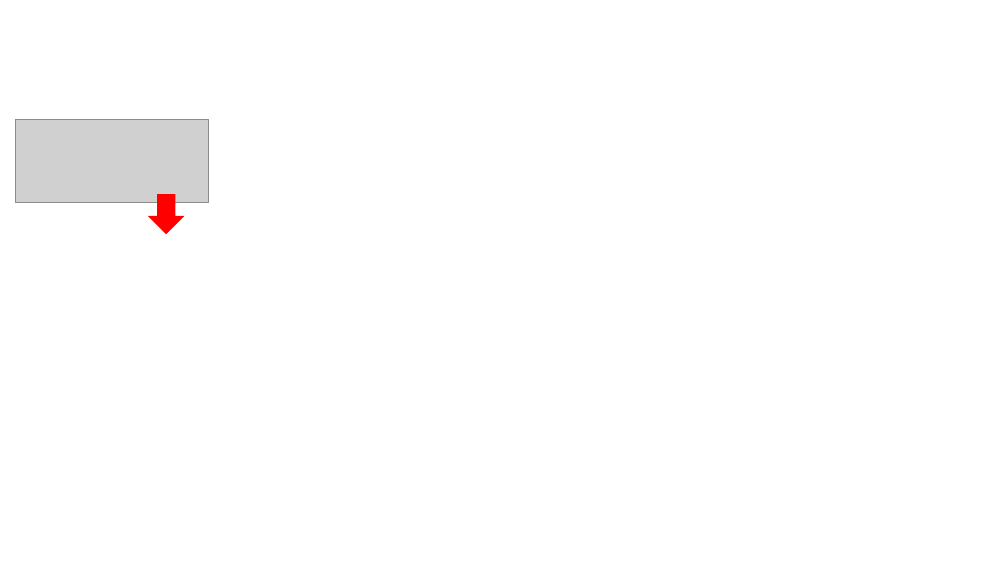
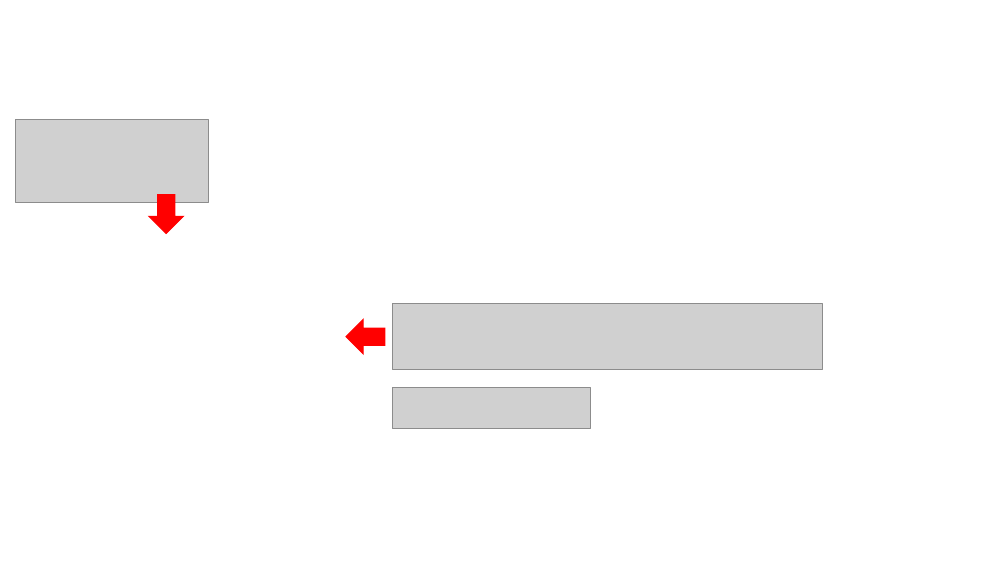
Before and after one commit to ezenteam2/EzenCrowdFunding, a slide deck: slide 11 of project03 화면설계서/project03 - 화면 설계서 - 용승.pptx. Drawn at 1008x567 pixels with LibreOffice and Linux fonts; fonts in the diff are those of the drawing; grey boxes stand for pictures; background and template pictures are left out. Boxes give left, top, right and bottom in pixels: in the first picture for what was removed or moved away, otherwise in the second. Text is boxed around its words. In the diff, an @@ line names an element or a change of style, - is before the commit and + after.

```diff
--- a/project03 화면설계서/project03 - 화면 설계서 - 용승.pptx
+++ b/project03 화면설계서/project03 - 화면 설계서 - 용승.pptx
@@ right arrow added at [346, 320, 385, 355], fill #FF0000, outline #FF0000 1 pt @@
@@ picture added at [392, 304, 823, 371] @@
@@ picture added at [392, 387, 590, 428] @@
```
Also in this commit, not shown: 1 other slide changed, 2 slides added, 2 slides removed, 4 other files.
